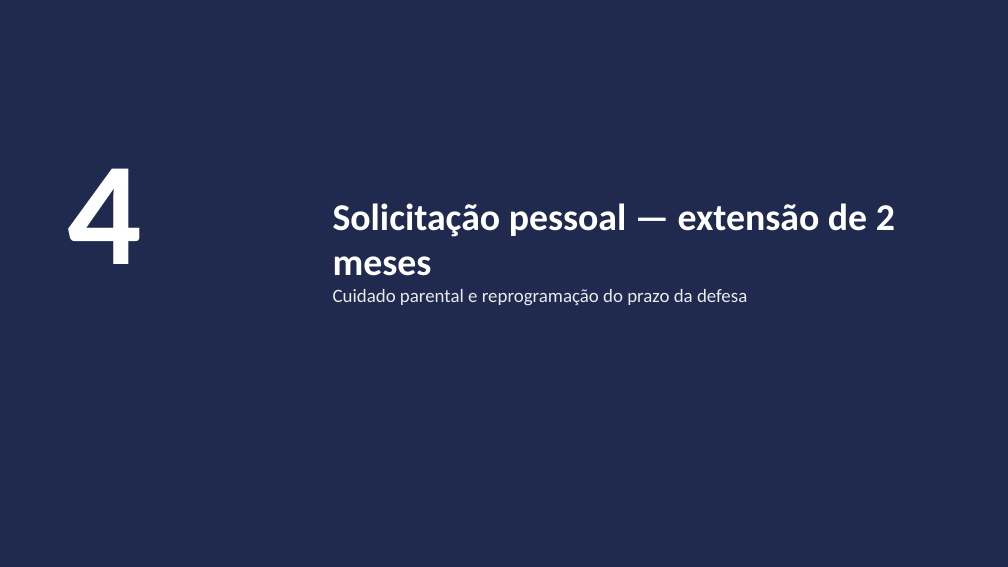
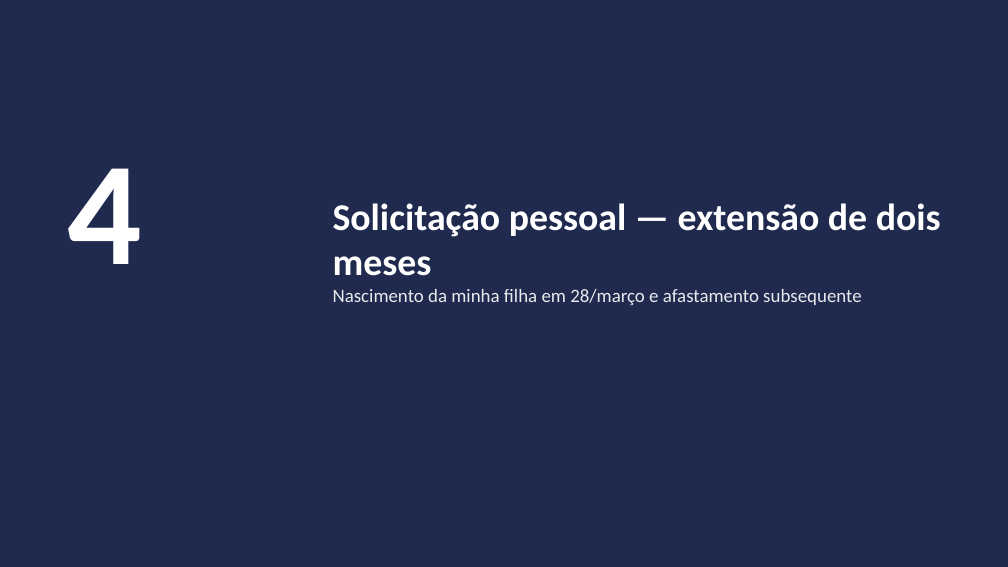
Before and after one commit to marcellozzetti/Facial-Recognition-Models-Mitigating-Bias, a slide deck: slide 20 of docs/ativo/material_reuniao_orientador_2026-07-08.pptx (slide 13 before the commit). Drawn at 1008x567 pixels with LibreOffice and Linux fonts; fonts in the diff are those of the drawing. Boxes give left, top, right and bottom in pixels: in the first picture for what was removed or moved away, otherwise in the second. Text is boxed around its words. In the diff, an @@ line names an element or a change of style, - is before the commit and + after.

```diff
--- a/docs/ativo/material_reuniao_orientador_2026-07-08.pptx
+++ b/docs/ativo/material_reuniao_orientador_2026-07-08.pptx
@@ text at box(333, 203, 941, 305): text changed @@
-Solicitação pessoal — extensão de 2 meses
-Cuidado parental e reprogramação do prazo da defesa
+Solicitação pessoal — extensão de dois meses
+Nascimento da minha filha em 28/março e afastamento subsequente
```
Also in this commit, not shown: 9 other slides changed, 16 slides added, 8 slides removed, 1 other file.
